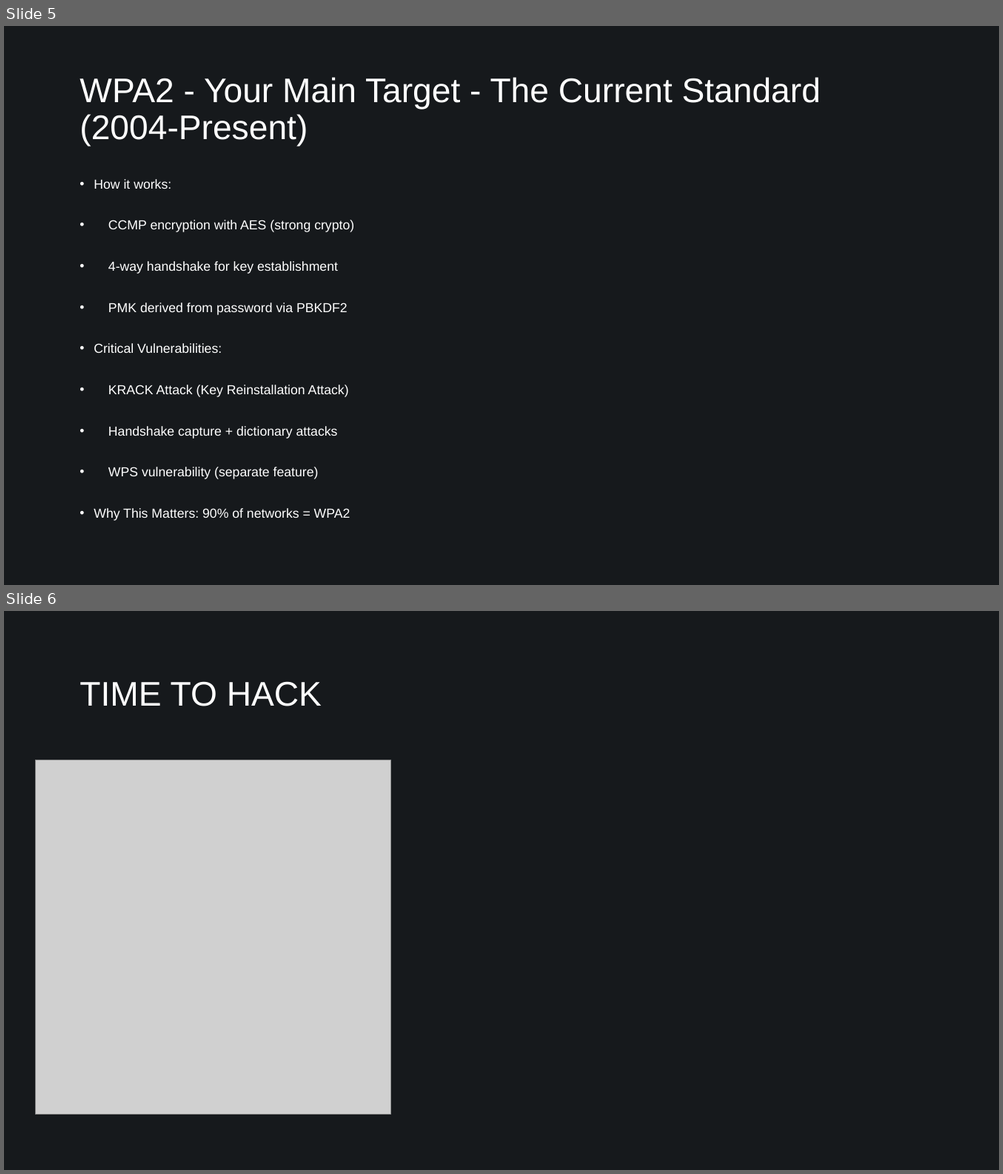
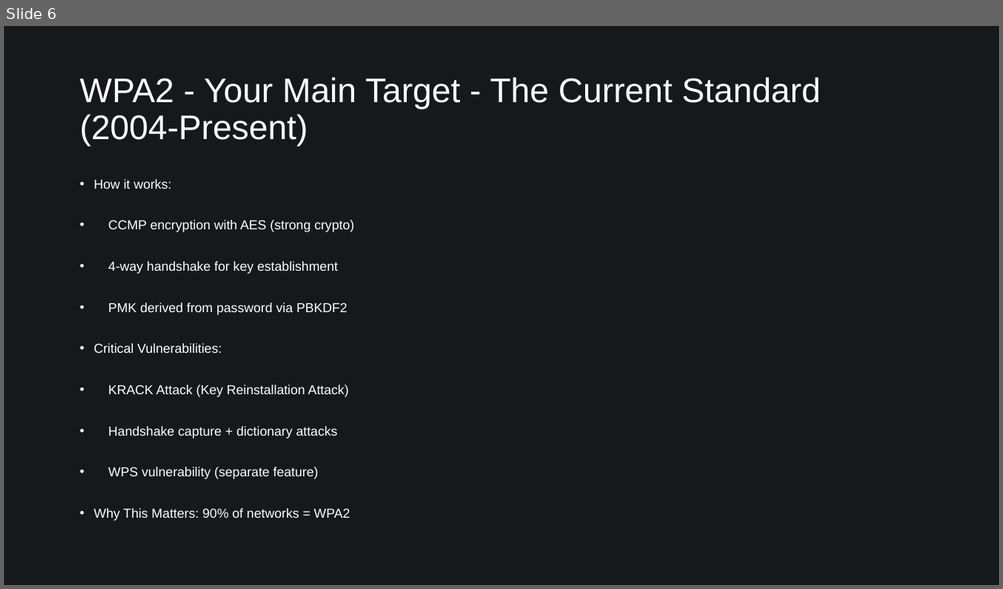
Before and after one commit to stefan-hacks/til, a slide deck: wifi-hacking-presentation.pptx. Shown one above the other, each under a label of ours: slides 5 and 6 before the commit, slide 6 after it. The pictures are 1003x1174 and 1003x589 pixels, drawn with LibreOffice and Linux fonts; fonts in the diff are those of the drawing; grey boxes stand for pictures. Boxes give left, top, right and bottom in pixels: in the first picture for what was removed or moved away, otherwise in the second. Text is boxed around its words. In the diff, an @@ line names an element or a change of style, - is before the commit and + after.

```diff
--- a/wifi-hacking-presentation.pptx
+++ b/wifi-hacking-presentation.pptx
@@ slide 6 removed at bbox=[4, 611, 999, 1170], background #16191C @@
@@ title removed at bbox=[79, 681, 321, 706] @@
-TIME TO HACK
@@ picture removed at bbox=[35, 760, 390, 1116] @@
@@ what was slide 5 is now slide 6 @@
```
Also in this commit, not shown: 1 slide changed, 2 slides added.
